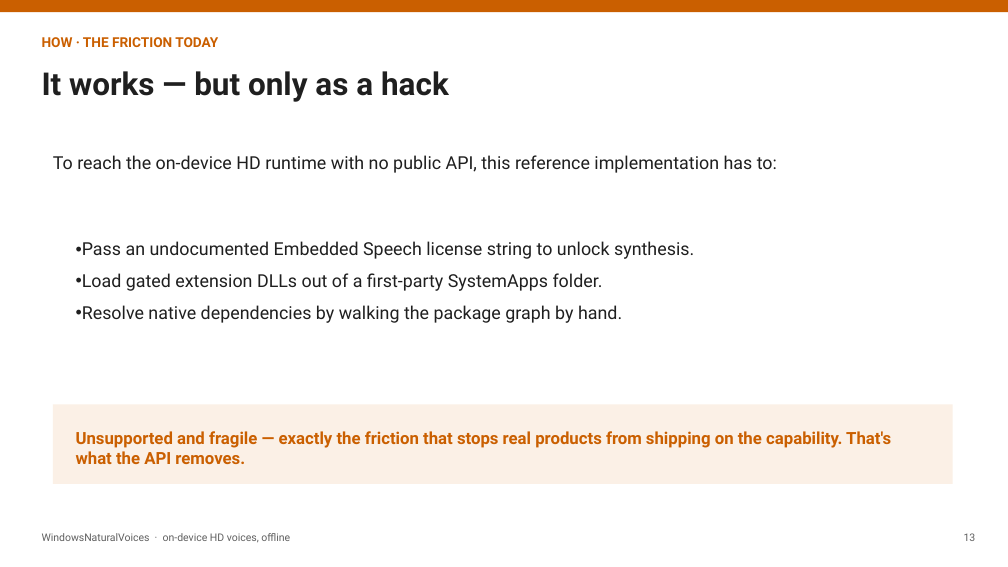
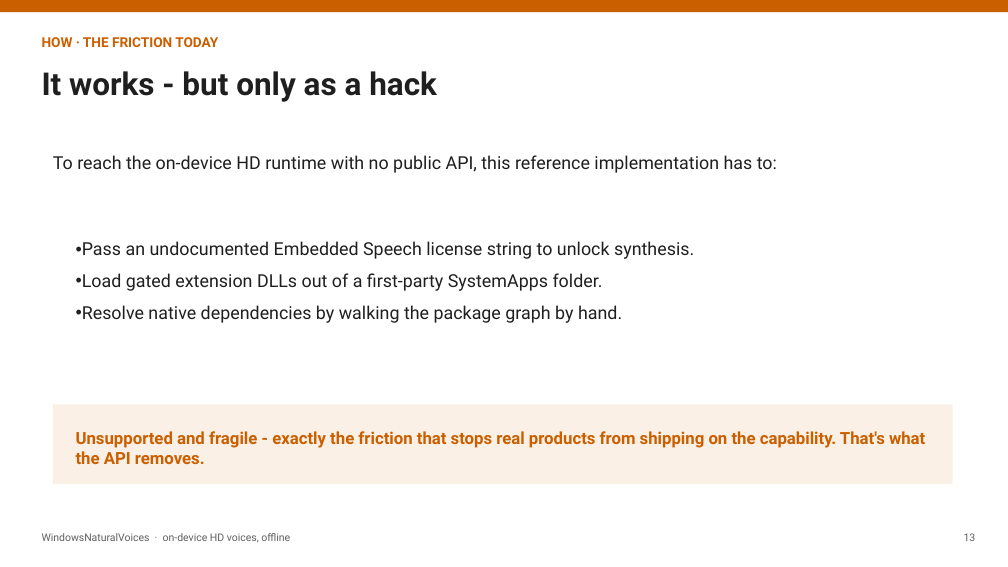
Before and after one commit to aclinick/claros, a slide deck: slide 13 of docs/pitch/live-voiceover.pptx. Drawn at 1008x567 pixels with LibreOffice and Linux fonts; fonts in the diff are those of the drawing. Boxes give left, top, right and bottom in pixels: in the first picture for what was removed or moved away, otherwise in the second. Text is boxed around its words. In the diff, an @@ line names an element or a change of style, - is before the commit and + after.

```diff
--- a/docs/pitch/live-voiceover.pptx
+++ b/docs/pitch/live-voiceover.pptx
@@ text at (42,71,437,102): text changed @@
-It works — but only as a hack
+It works - but only as a hack
@@ text at (76,431,925,464): text changed @@
-Unsupported and fragile — exactly the friction that stops real products from shipping on the capability. That's what the API removes.
+Unsupported and fragile - exactly the friction that stops real products from shipping on the capability. That's what the API removes.
```
Also in this commit, not shown: 13 other slides changed, 10 other files.
